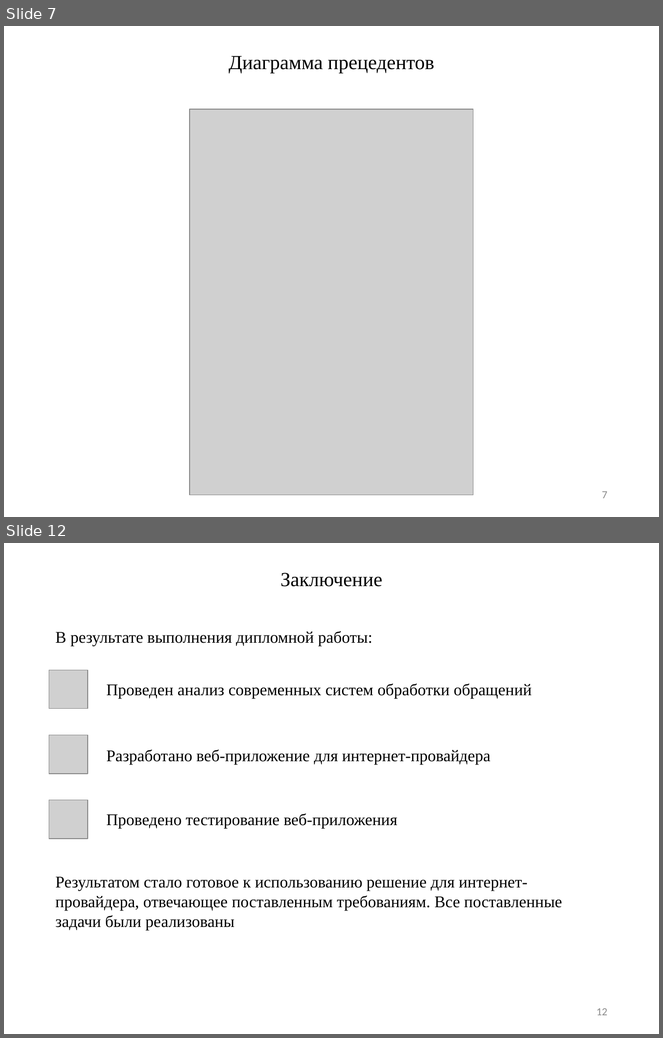
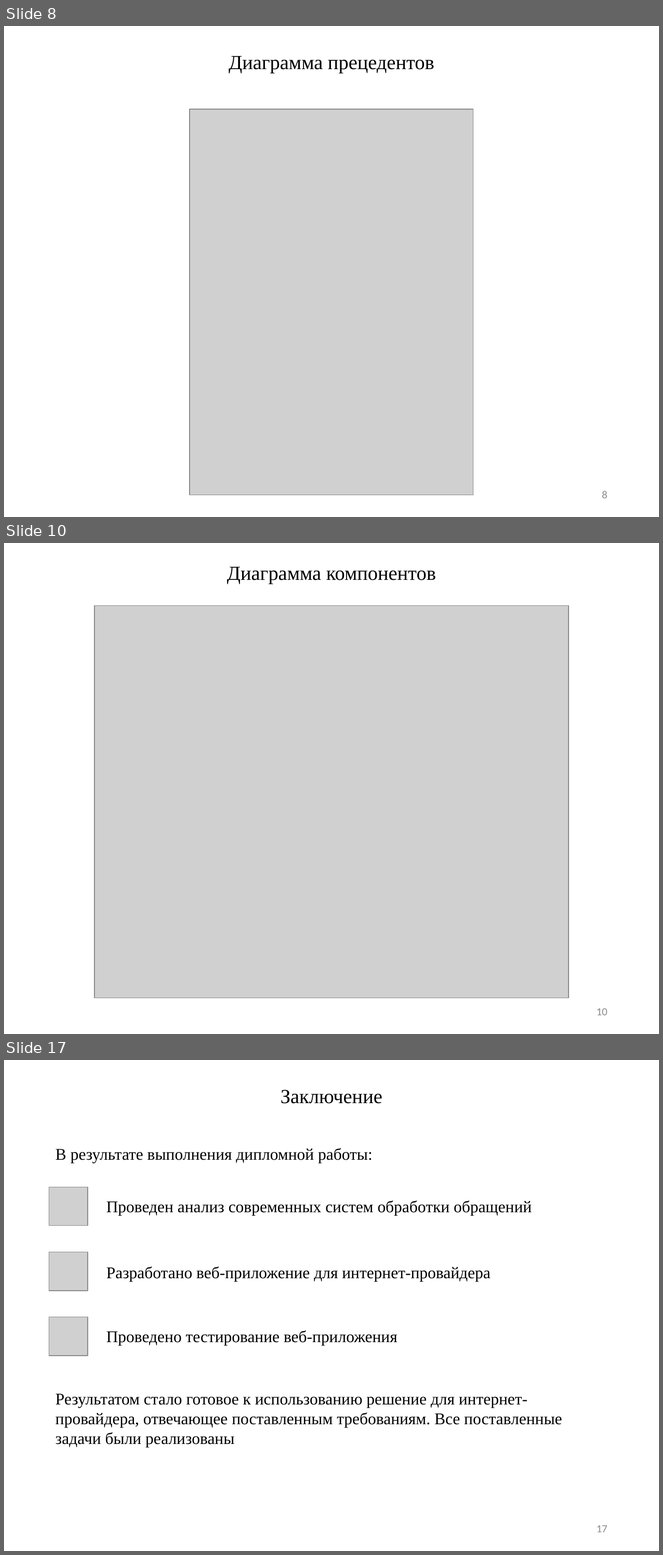
Before and after one commit to LavruhinMax/Diplom, a slide deck: doc/Презентация.pptx. Shown one above the other, each under a label of ours: slides 7 and 12 before the commit, slides 8, 10 and 17 after it; the slides between them are not shown. The pictures are 663x1038 and 663x1555 pixels, drawn with LibreOffice and Linux fonts; fonts in the diff are those of the drawing; grey boxes stand for pictures. Boxes give left, top, right and bottom in pixels: in the first picture for what was removed or moved away, otherwise in the second. Text is boxed around its words. In the diff, an @@ line names an element or a change of style, - is before the commit and + after.

```diff
--- a/doc/Презентация.pptx
+++ b/doc/Презентация.pptx
@@ slide 10 added at (x1=4, y1=543, x2=659, y2=1034), background #FFFFFF @@
@@ title added at (x1=227, y1=566, x2=436, y2=584), 22 pt, text #000000 @@
+Диаграмма компонентов
@@ picture added at (x1=94, y1=606, x2=569, y2=999) @@
@@ page number added at (x1=597, y1=1008, x2=608, y2=1016), 12 pt, text #8C8C8C @@
+10
@@ what was slide 7 is now slide 8 @@
@@ page number at (x1=602, y1=491, x2=608, y2=499): text changed @@
-7
+8
@@ what was slide 12 is now slide 17 @@
@@ page number at (x1=597, y1=1525, x2=608, y2=1533): text changed @@
-12
+17
```
Also in this commit, not shown: 5 slides changed, 4 other slides added, 13 other files.
